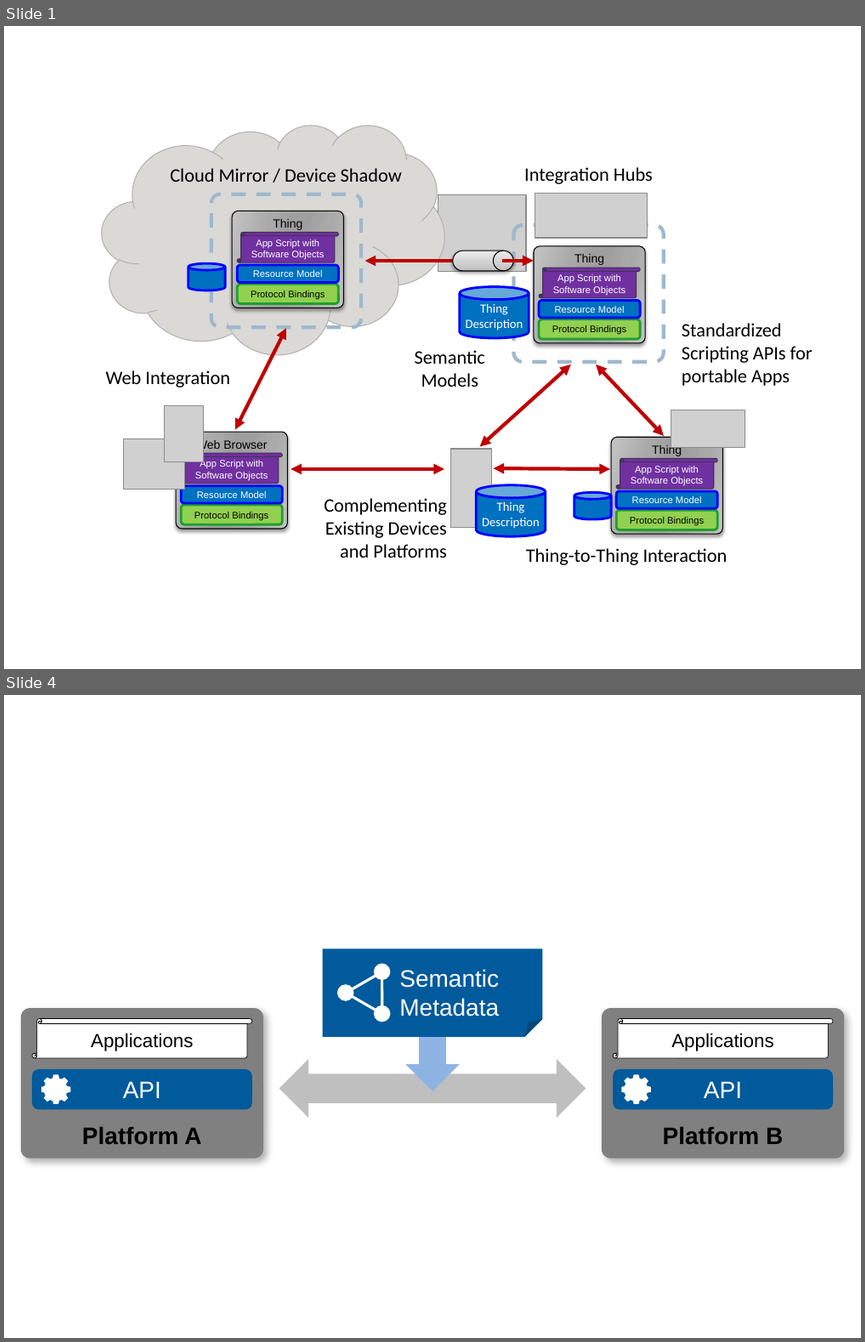
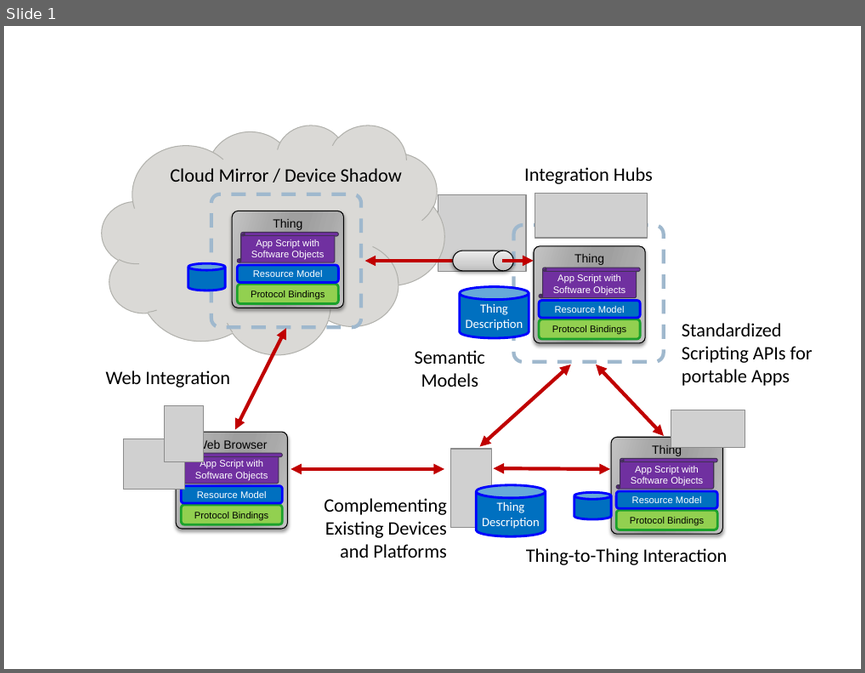
Before and after one commit to w3c/wot, a slide deck: charters/wot-wg-2016-figure.pptx. Shown one above the other, each under a label of ours: slides 1 and 4 before the commit, slide 1 after it; the slides between them are not shown. The pictures are 865x1342 and 865x673 pixels, drawn with LibreOffice and Linux fonts; fonts in the diff are those of the drawing; grey boxes stand for pictures. Boxes give left, top, right and bottom in pixels: in the first picture for what was removed or moved away, otherwise in the second. Text is boxed around its words. In the diff, an @@ line names an element or a change of style, - is before the commit and + after.

```diff
--- a/charters/wot-wg-2016-figure.pptx
+++ b/charters/wot-wg-2016-figure.pptx
@@ slide 4 removed at (x1=4, y1=695, x2=861, y2=1338), background #FFFFFF @@
@@ folded corner removed at (x1=323, y1=948, x2=543, y2=1037) @@
-Semantic
-Metadata
@@ down arrow removed at (x1=406, y1=998, x2=460, y2=1091) @@
@@ rounded rectangle removed at (x1=21, y1=1008, x2=263, y2=1157) @@
-Platform A
@@ vertical scroll removed at (x1=32, y1=1019, x2=252, y2=1058) @@
-Applications
@@ group removed at (x1=335, y1=960, x2=400, y2=1025): 3 ellipses, 1 triangle @@
@@ rounded rectangle removed at (x1=602, y1=1008, x2=844, y2=1157) @@
-Platform B
@@ vertical scroll removed at (x1=613, y1=1019, x2=833, y2=1058) @@
-Applications
@@ rounded rectangle removed at (x1=32, y1=1069, x2=252, y2=1110) @@
-API
@@ freeform shape removed at (x1=41, y1=1075, x2=71, y2=1104) @@
@@ left right arrow removed at (x1=279, y1=1059, x2=585, y2=1117) @@
@@ rounded rectangle removed at (x1=613, y1=1069, x2=833, y2=1110) @@
-API
@@ freeform shape removed at (x1=622, y1=1075, x2=651, y2=1104) @@
```
Also in this commit, not shown: 2 other slides removed, 6 other files.
